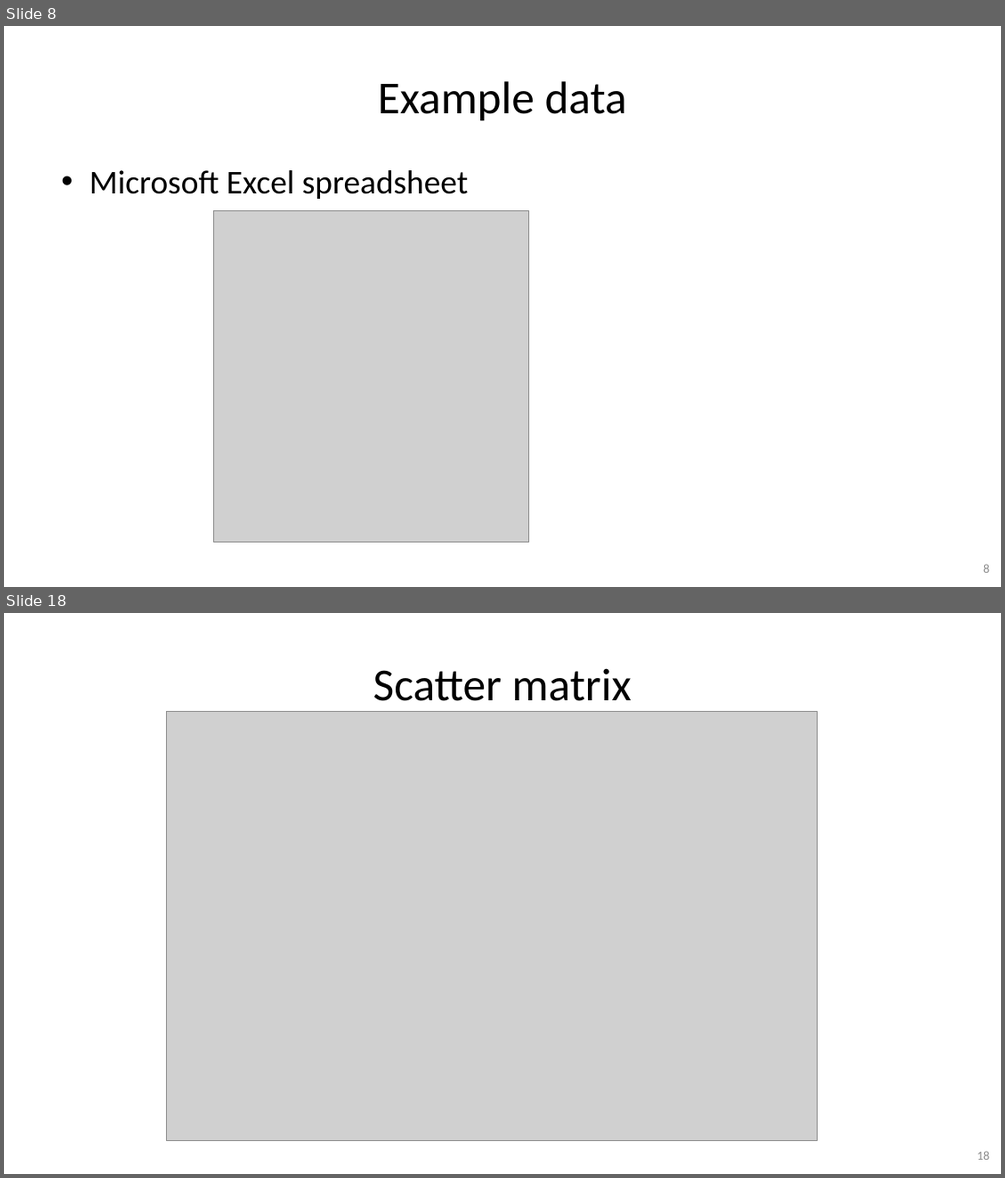
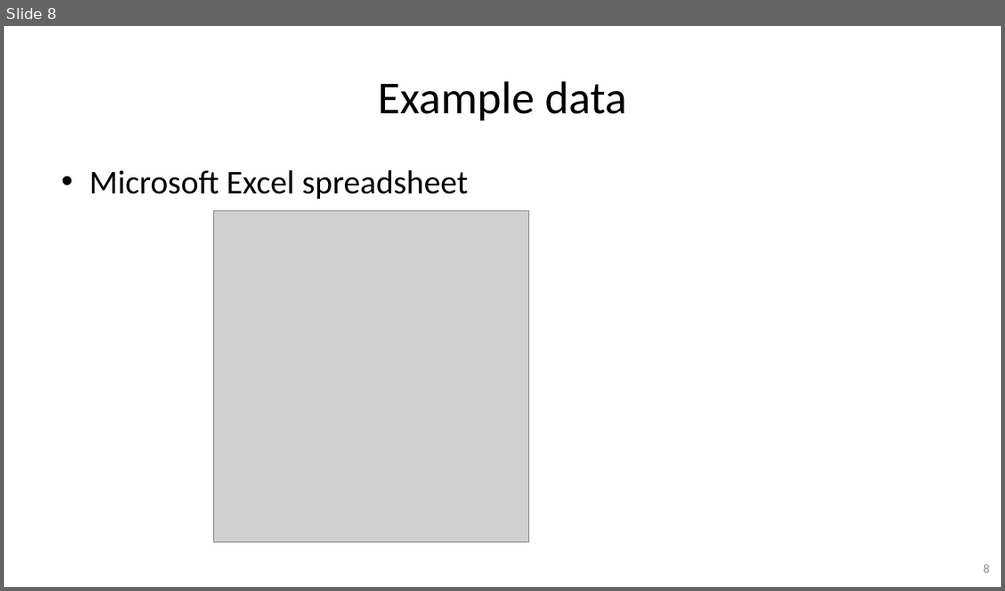
Before and after one commit to gjbex/Python-for-data-science, a slide deck: python_for_data_science.pptx. Shown one above the other, each under a label of ours: slides 8 and 18 before the commit, slide 8 after it; the slides between them are not shown. The pictures are 1005x1178 and 1005x591 pixels, drawn with LibreOffice and Linux fonts; fonts in the diff are those of the drawing; grey boxes stand for pictures. Boxes give left, top, right and bottom in pixels: in the first picture for what was removed or moved away, otherwise in the second. Text is boxed around its words. In the diff, an @@ line names an element or a change of style, - is before the commit and + after.

```diff
--- a/python_for_data_science.pptx
+++ b/python_for_data_science.pptx
@@ slide 18 removed at [4, 613, 1001, 1174], background #FFFFFF @@
@@ title removed at [373, 668, 631, 701] @@
-Scatter matrix
@@ picture removed at [166, 712, 817, 1140] @@
@@ page number removed at [977, 1151, 989, 1159] @@
-18
```
Also in this commit, not shown: 6 slides changed, 5 slides added, 19 other slides removed.
